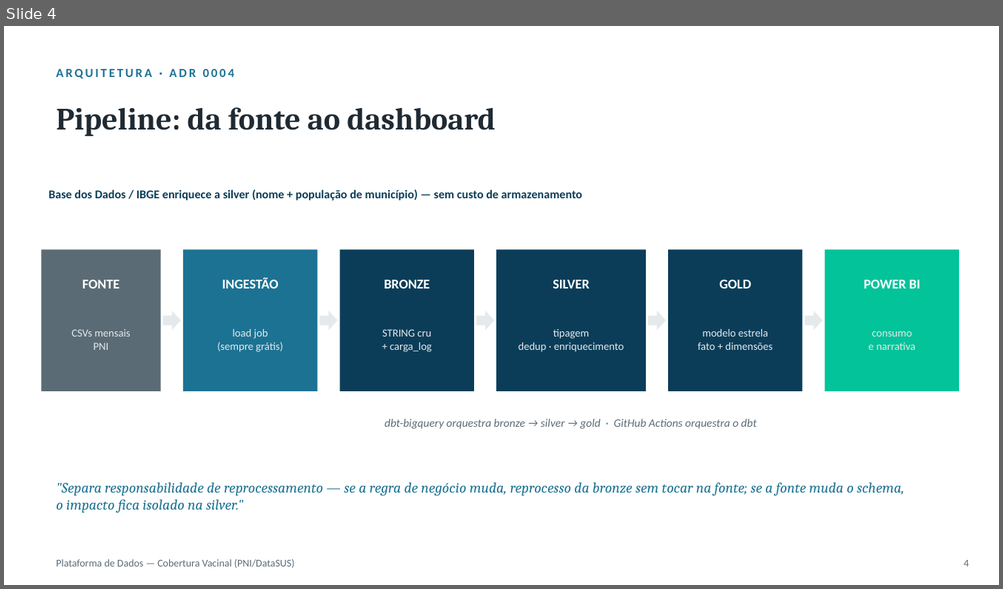
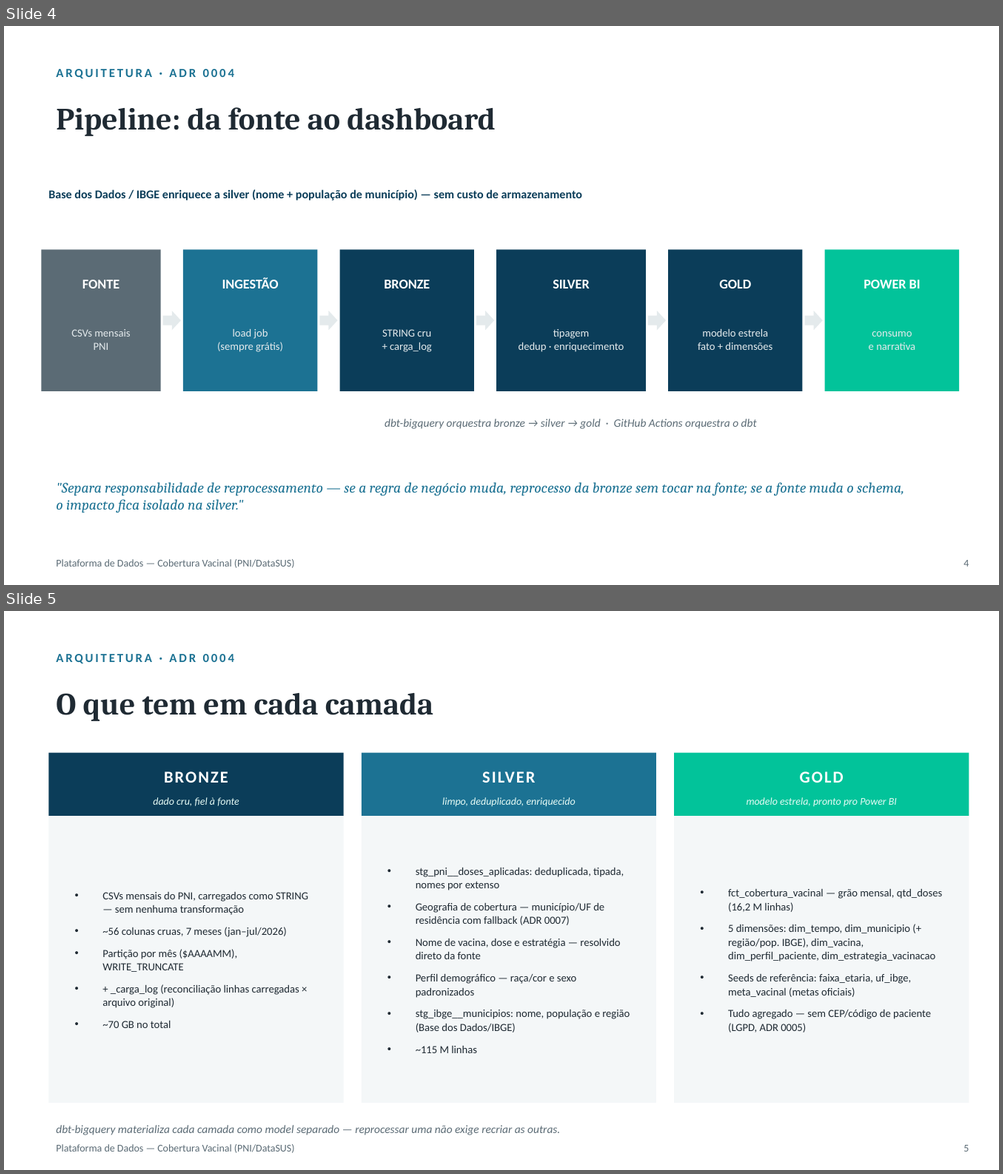
Before and after one commit to gioalvarino/Projeto-MBA-Uniesp, a slide deck: apresentacao/apresentacao-tecnica-pni.pptx. Shown one above the other, each under a label of ours: slide 4 before the commit, slides 4 and 5 after it. The pictures are 1003x589 and 1003x1174 pixels, drawn with LibreOffice and Linux fonts; fonts in the diff are those of the drawing. Boxes give left, top, right and bottom in pixels: in the first picture for what was removed or moved away, otherwise in the second. Text is boxed around its words. In the diff, an @@ line names an element or a change of style, - is before the commit and + after.

Commit message:
Corrige join de municipio (6 vs 7 digitos), Regioes Administrativas do DF, atualiza .pbix e apresentacao

```diff
--- a/apresentacao/apresentacao-tecnica-pni.pptx
+++ b/apresentacao/apresentacao-tecnica-pni.pptx
@@ slide 5 added at box(4, 611, 999, 1170), background #FFFFFF @@
@@ text added at box(56, 654, 234, 664), 12 pt, text #1C7293, bold @@
+ARQUITETURA · ADR 0004
@@ text added at box(56, 693, 433, 721), 30 pt, text #1F2A33, bold @@
+O que tem em cada camada
@@ rectangle added at box(48, 753, 344, 816), fill #0B3D59 @@
@@ rectangle added at box(361, 753, 656, 816), fill #1C7293 @@
@@ rectangle added at box(674, 753, 969, 816), fill #02C39A @@
@@ text added at box(164, 772, 228, 783), 16 pt, text #FFFFFF, bold @@
+BRONZE
@@ text added at box(482, 772, 535, 783), 16 pt, text #FFFFFF, bold @@
+SILVER
@@ text added at box(800, 772, 843, 783), 16 pt, text #FFFFFF, bold @@
+GOLD
@@ text added at box(153, 797, 239, 806), 10 pt, text #E6FBF5, italic @@
+dado cru, fiel à fonte
@@ text added at box(442, 797, 575, 807), 10 pt, text #E6FBF5, italic @@
+limpo, deduplicado, enriquecido
@@ text added at box(746, 797, 896, 807), 10 pt, text #E6FBF5, italic @@
+modelo estrela, pronto pro Power BI
@@ rectangle added at box(48, 816, 344, 1103), fill #F4F7F8 @@
@@ rectangle added at box(361, 816, 656, 1103), fill #F4F7F8 @@
@@ rectangle added at box(674, 816, 969, 1103), fill #F4F7F8 @@
@@ text added at box(415, 867, 629, 1054), 10.5 pt, text #1F2A33 @@
+• stg_pni__doses_aplicadas: deduplicada, tipada, nomes por extenso
+• Geografia de cobertura — município/UF de residência com fallback (ADR 0007)
+• Nome de vacina, dose e estratégia — resolvido direto da fonte
+• Perfil demográfico — raça/cor e sexo padronizados
+• stg_ibge__municipios: nome, população e região (Base dos Dados/IBGE)
+• ~115 M linhas
@@ text added at box(102, 892, 308, 1028), 10.5 pt, text #1F2A33 @@
+• CSVs mensais do PNI, carregados como STRING — sem nenhuma transformação
+• ~56 colunas cruas, 7 meses (jan–jul/2026)
+• Partição por mês ($AAAAMM), WRITE_TRUNCATE
+• + _carga_log (reconciliação linhas carregadas × arquivo original)
+• ~70 GB no total
@@ text added at box(728, 889, 942, 1033), 10.5 pt, text #1F2A33 @@
+• fct_cobertura_vacinal — grão mensal, qtd_doses (16,2 M linhas)
+• 5 dimensões: dim_tempo, dim_municipio (+ região/pop. IBGE), dim_vacina, dim_perfil_paciente, dim_estrategia_vacinacao
+• Seeds de referência: faixa_etaria, uf_ibge, meta_vacinal (metas oficiais)
+• Tudo agregado — sem CEP/código de paciente (LGPD, ADR 0005)
@@ text added at box(56, 1125, 560, 1136), 11 pt, text #5B6B75, italic @@
+dbt-bigquery materializa cada camada como model separado — reprocessar uma não exige recriar as outras.
@@ text added at box(56, 1145, 295, 1153), 10 pt, text #5B6B75 @@
+Plataforma de Dados — Cobertura Vacinal (PNI/DataSUS)
@@ text added at box(963, 1145, 968, 1152), 10 pt, text #5B6B75 @@
+5
```
Also in this commit, not shown: 13 slides changed, 2 other files.
